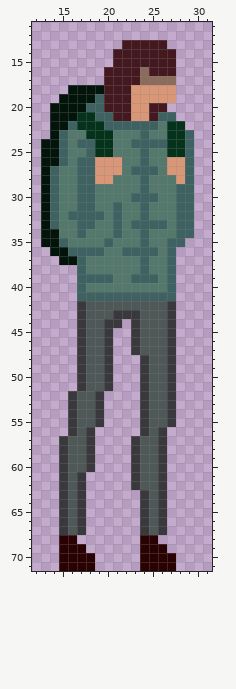
A sprite sheet gets an edit: Assets/Sprites/CharactersSprites/ExplorerSprites/montanita_idle2.png. Above is the file before it was changed.
The file is 141x216 pixels, drawn in blocks of 3x3; one block is one cell here. Shown: x 12..31, y 11..71.
Once edited:
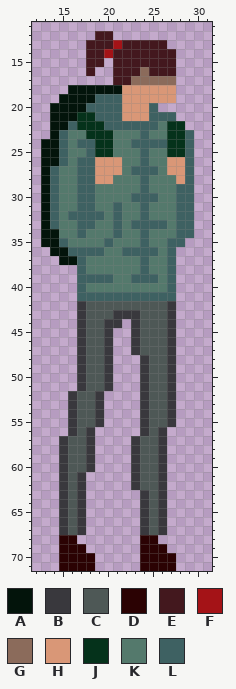
Palette (. is transparent): A #03140b  B #39383d  C #4e5856  D #2b0203  E #43181e  F #a41317  G #8b6b5b  H #d99777  J #05321b  K #54796c  L #3e6162
The exact change:
Colour E becomes colour A in row 18 at x 20 to 21.
The author put colour E in row 12 at x 19 to 20; in row 13 at x 18 to 20; in rows 14 to 15 at x 18 to 19; in row 16 at x 18.
The author put colour F in row 13 at x 21; in row 14 at x 20.
Colour E becomes colour G in row 17 at x 23.
Colour E becomes colour H in rows 18 to 21 at x 22.
Colour E becomes colour L in row 19 at x 20 to 21; in row 20 at x 20 to 21 and 25; in row 21 at x 21 and 25.
The edit erases colour E in rows 16 to 17 at x 20; in row 20 at x 26.
Pixel boxes of the changes (left, top, right, bottom) in both pictures:
changed: (86, 31, 167, 121)
